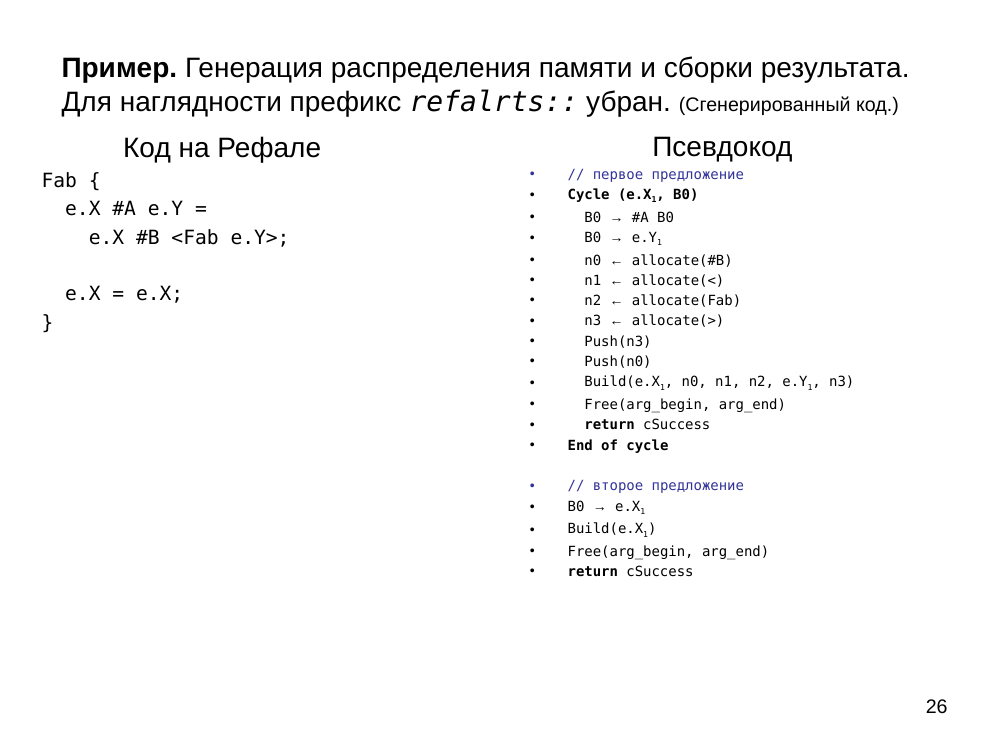
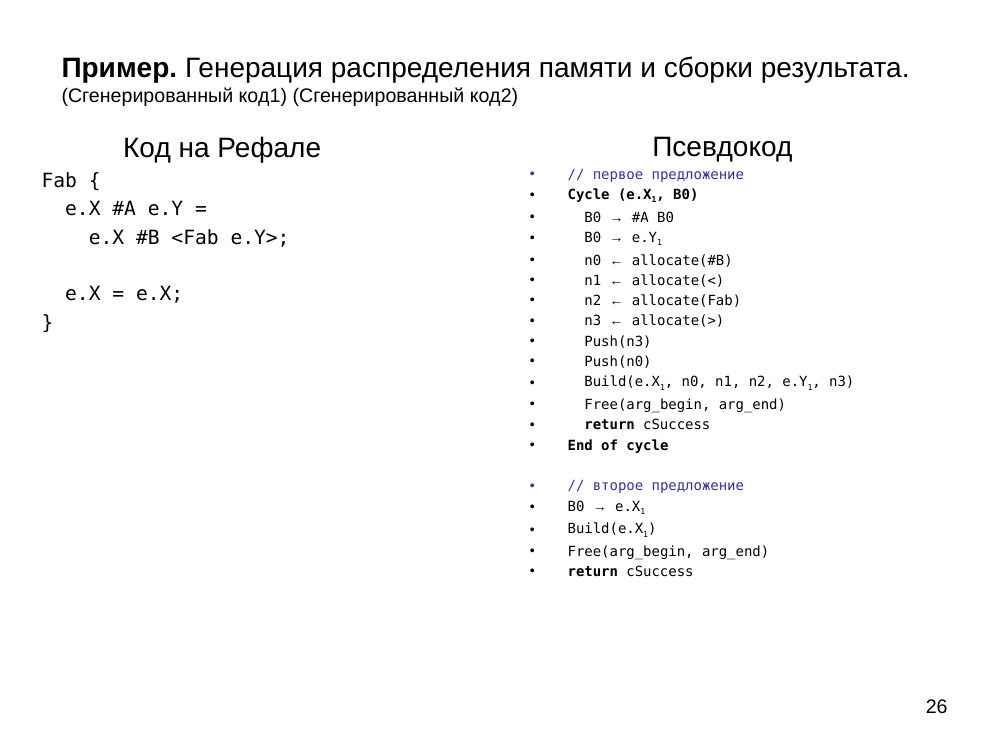
Before and after one commit to bmstu-iu9/refal-5-lambda, a slide deck: slide 26 of doc/Компилятор Простого Рефала.ppt. Drawn at 1008x756 pixels with LibreOffice and Linux fonts; fonts in the diff are those of the drawing. Boxes give left, top, right and bottom in pixels: in the first picture for what was removed or moved away, otherwise in the second. Text is boxed around its words. In the diff, an @@ line names an element or a change of style, - is before the commit and + after.

```diff
--- a/doc/Компилятор Простого Рефала.ppt
+++ b/doc/Компилятор Простого Рефала.ppt
@@ text at bbox=[62, 56, 910, 106]: text changed @@
-Пример. Генерация распределения памяти и сборки результата.
-Для наглядности префикс refalrts:: убран. (Сгенерированный код.)
+Пример. Генерация распределения памяти и сборки результата.
+(Сгенерированный код1) (Сгенерированный код2)
```
Also in this commit, not shown: 13 other slides changed, 3 slides added, 1 other file.
